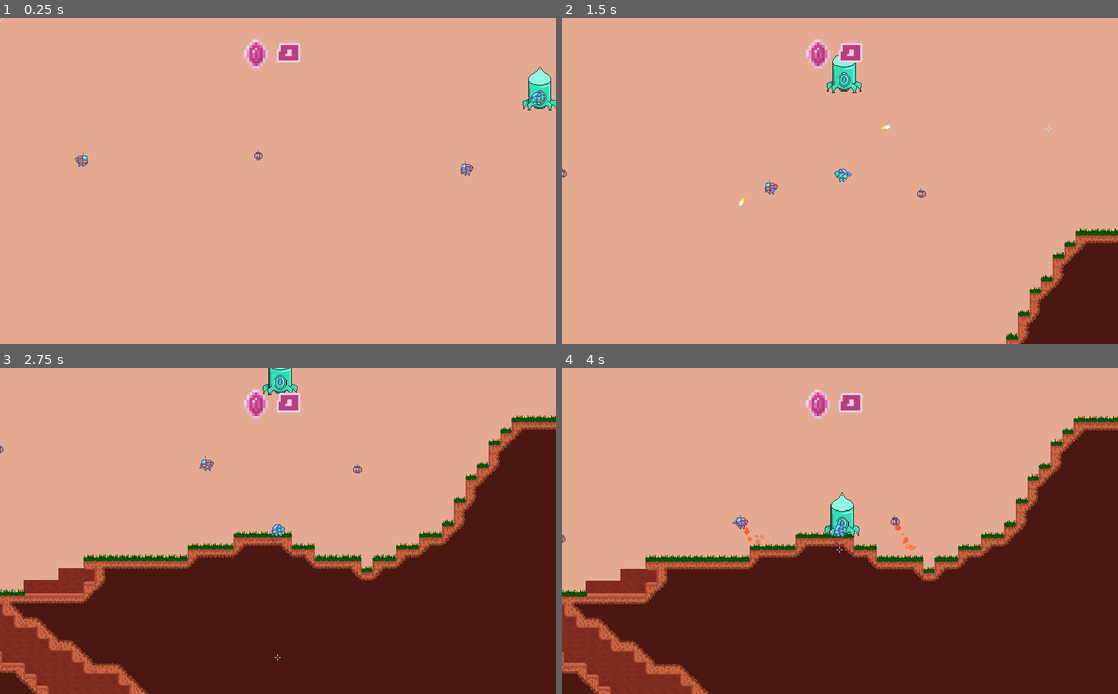
Above: before the commit, frames 1-4 (two rows, left to right).
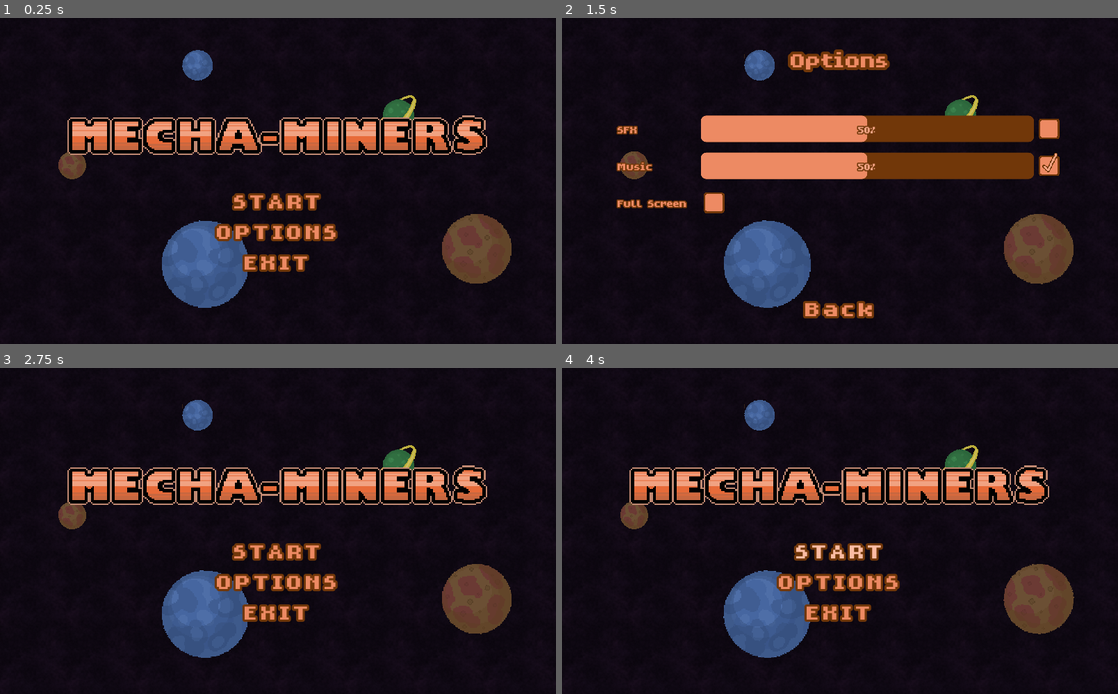
Above: after the commit, the same moments.

Repository: MichaelRRyan/Mecha-Miners
Game: Godot game, scene res://scenes/ui/screens/TitleScreen.tscn
Two runs of this game, one before a commit and one after it. Both use one fixed random seed, a clock stepped at 60 frames per second and the inputs below. Before the commit the project starts from res://scenes/world/World.tscn.
Inputs (mouse positions are in pixels of both pictures, inside the frame that each line leads up to):
- Up to frame 1 (0.25 s): no input
- Up to frame 2 (1.5 s): click (840, 229) at 0.5 s, where only the run after the commit has a clickable "OPTIONS"; click (1051, 128) at 1.27 s
- Up to frame 3 (2.75 s): click (278, 658) at 2 s, where only the run after the commit has a clickable "Back"
- Up to frame 4 (4 s): click (840, 550) at 2.75 s, where only the run after the commit has a clickable "START"; click (840, 550) at 3.5 s, where only the run after the commit has a clickable "START"

The runs differ from the first frame. In frame 1, 99% of the frame differs, in the area x 0-100%, y 0-100%; in frame 2, 100%; in frame 3, 99%; in frame 4, 99%.

Commit message:
Added a fully functional options screen

Diff:
--- a/project.godot
+++ b/project.godot
@@ -112,7 +112,7 @@
 
 config/name="Mecha-Miners"
 config/description="Descend into the depths of volatile planets to claim the crypto treasures of its core before it explodes!"
-run/main_scene="res://scenes/world/World.tscn"
+run/main_scene="res://scenes/ui/screens/TitleScreen.tscn"
 config/icon="res://assets/images/icon/icon.png"
 config/windows_native_icon="res://assets/images/icon/icon.ico"
 
@@ -122,6 +122,7 @@
 GameState="*res://scripts/misc/GameState.gd"
 ItemData="*res://scripts/misc/ItemData.gd"
 Utility="*res://scripts/misc/Utility.gd"
+UserPreferences="*res://scripts/misc/UserPreferences.gd"
 
 [display]
 
--- /dev/null
+++ b/resources/fonts/ButtonFont.tres
@@ -0,0 +1,10 @@
+[gd_resource type="DynamicFont" load_steps=2 format=2]
+
+[ext_resource path="res://assets/fonts/hope_gold.ttf" type="DynamicFontData" id=1]
+
+[resource]
+size = 64
+outline_size = 4
+outline_color = Color( 0.447059, 0.219608, 0.0392157, 1 )
+extra_spacing_char = 6
+font_data = ExtResource( 1 )
--- /dev/null
+++ b/resources/fonts/ScreenTitleFont.tres
@@ -0,0 +1,9 @@
+[gd_resource type="DynamicFont" load_steps=2 format=2]
+
+[ext_resource path="res://assets/fonts/hope_gold.ttf" type="DynamicFontData" id=1]
+
+[resource]
+size = 64
+outline_size = 5
+outline_color = Color( 0.447059, 0.219608, 0.0392157, 1 )
+font_data = ExtResource( 1 )
--- a/resources/themes/MenuTheme.tres
+++ b/resources/themes/MenuTheme.tres
@@ -1,13 +1,53 @@
-[gd_resource type="Theme" load_steps=3 format=2]
+[gd_resource type="Theme" load_steps=10 format=2]
 
 [ext_resource path="res://assets/fonts/hope_gold.ttf" type="DynamicFontData" id=1]
+[ext_resource path="res://resources/fonts/ButtonFont.tres" type="DynamicFont" id=2]
+[ext_resource path="res://assets/images/ui_sheet.png" type="Texture" id=3]
+
+[sub_resource type="StyleBoxEmpty" id=2]
+
+[sub_resource type="AtlasTexture" id=4]
+atlas = ExtResource( 3 )
+region = Rect2( 288, 64, 48, 48 )
+
+[sub_resource type="AtlasTexture" id=3]
+atlas = ExtResource( 3 )
+region = Rect2( 240, 64, 48, 48 )
+
+[sub_resource type="StyleBoxFlat" id=5]
+bg_color = Color( 0.447059, 0.219608, 0.0392157, 1 )
+corner_radius_top_left = 10
+corner_radius_top_right = 10
+corner_radius_bottom_right = 10
+corner_radius_bottom_left = 10
+
+[sub_resource type="StyleBoxFlat" id=6]
+bg_color = Color( 0.933333, 0.545098, 0.392157, 1 )
+corner_radius_top_left = 10
+corner_radius_top_right = 10
+corner_radius_bottom_right = 10
+corner_radius_bottom_left = 10
 
 [sub_resource type="DynamicFont" id=1]
 size = 32
 outline_size = 2
-outline_color = Color( 0.309804, 0.227451, 0.0745098, 1 )
+outline_color = Color( 0.447059, 0.219608, 0.0392157, 1 )
 font_data = ExtResource( 1 )
 
 [resource]
 default_font = SubResource( 1 )
-Label/colors/font_color = Color( 1, 0.635294, 0.447059, 1 )
+Button/colors/font_color = Color( 0.933333, 0.545098, 0.392157, 1 )
+Button/colors/font_color_focus = Color( 0.988235, 0.741176, 0.647059, 1 )
+Button/colors/font_color_hover = Color( 0.988235, 0.741176, 0.647059, 1 )
+Button/colors/font_color_pressed = Color( 1, 0.886275, 0.843137, 1 )
+Button/fonts/font = ExtResource( 2 )
+Button/styles/focus = SubResource( 2 )
+Button/styles/hover = SubResource( 2 )
+Button/styles/normal = SubResource( 2 )
+Button/styles/pressed = SubResource( 2 )
+CheckBox/icons/checked = SubResource( 4 )
+CheckBox/icons/unchecked = SubResource( 3 )
+Label/colors/font_color = Color( 0.933333, 0.545098, 0.392157, 1 )
+ProgressBar/colors/font_color = Color( 0.94902, 0.639216, 0.513726, 1 )
+ProgressBar/styles/bg = SubResource( 5 )
+ProgressBar/styles/fg = SubResource( 6 )
--- a/scenes/ui/screens/ExitScreen.tscn
+++ b/scenes/ui/screens/ExitScreen.tscn
@@ -27,7 +27,7 @@
 
 [sub_resource type="Animation" id=3]
 resource_name = "animate"
-length = 5.5
+length = 5.3
 tracks/0/type = "value"
 tracks/0/path = NodePath("Label:text")
 tracks/0/interp = 1
@@ -35,7 +35,7 @@
 tracks/0/imported = false
 tracks/0/enabled = true
 tracks/0/keys = {
-"times": PoolRealArray( 0, 1, 1.1, 1.2, 1.3, 1.4, 1.5, 1.6, 1.7, 1.8, 1.9, 2, 2.1, 2.2, 2.3, 2.4, 2.5, 2.6, 3.3, 3.8, 4.3 ),
+"times": PoolRealArray( 0, 0.8, 0.9, 1, 1.1, 1.2, 1.3, 1.4, 1.5, 1.6, 1.7, 1.8, 1.9, 2, 2.1, 2.2, 2.3, 2.4, 3.1, 3.6, 4.1 ),
 "transitions": PoolRealArray( 1, 1, 1, 1, 1, 1, 1, 1, 1, 1, 1, 1, 1, 1, 1, 1, 1, 1, 1, 1, 1 ),
 "update": 1,
 "values": [ "Keyboard interrupt received, exiting.", "Keyboard interrupt received, exiting.
@@ -102,6 +102,7 @@
 c:users/michael>"
 
 [node name="AnimationPlayer" type="AnimationPlayer" parent="."]
+playback_speed = 1.2
 anims/RESET = SubResource( 2 )
 anims/animate = SubResource( 3 )
 
--- a/scenes/ui/screens/OptionsScreen.tscn
+++ b/scenes/ui/screens/OptionsScreen.tscn
@@ -1,5 +1,140 @@
-[gd_scene format=2]
+[gd_scene load_steps=6 format=2]
+
+[ext_resource path="res://scenes/ui/screens/UIScreenBackground.tscn" type="PackedScene" id=1]
+[ext_resource path="res://scripts/ui/components/ProgressSlider.gd" type="Script" id=2]
+[ext_resource path="res://resources/themes/MenuTheme.tres" type="Theme" id=3]
+[ext_resource path="res://resources/fonts/ScreenTitleFont.tres" type="DynamicFont" id=4]
+[ext_resource path="res://scripts/ui/screens/OptionsScreen.gd" type="Script" id=5]
 
 [node name="OptionsScreen" type="Control"]
 anchor_right = 1.0
 anchor_bottom = 1.0
+theme = ExtResource( 3 )
+script = ExtResource( 5 )
+
+[node name="UIScreenBackground" parent="." instance=ExtResource( 1 )]
+anchor_left = -0.5
+anchor_top = -0.5
+anchor_right = 1.5
+anchor_bottom = 1.5
+
+[node name="Title" type="Label" parent="."]
+anchor_left = 0.5
+anchor_top = 0.1
+anchor_right = 0.5
+anchor_bottom = 0.1
+margin_left = -156.0
+margin_top = -35.0
+margin_right = 156.0
+margin_bottom = 61.0
+custom_fonts/font = ExtResource( 4 )
+text = "Options"
+align = 1
+valign = 1
+
+[node name="Options" type="VBoxContainer" parent="."]
+anchor_left = 0.1
+anchor_top = 0.3
+anchor_right = 0.9
+anchor_bottom = 0.9
+custom_constants/separation = 20
+
+[node name="SFXVolume" type="HBoxContainer" parent="Options"]
+margin_right = 819.0
+margin_bottom = 51.0
+
+[node name="Label" type="Label" parent="Options/SFXVolume"]
+margin_top = 12.0
+margin_right = 150.0
+margin_bottom = 38.0
+rect_min_size = Vector2( 150, 0 )
+text = "SFX"
+
+[node name="ProgressBar" type="ProgressBar" parent="Options/SFXVolume"]
+margin_left = 154.0
+margin_right = 767.0
+margin_bottom = 51.0
+size_flags_horizontal = 3
+size_flags_vertical = 1
+value = 50.0
+script = ExtResource( 2 )
+
+[node name="HSlider" type="HSlider" parent="Options/SFXVolume/ProgressBar"]
+modulate = Color( 1, 1, 1, 0 )
+anchor_right = 1.0
+anchor_bottom = 1.0
+value = 50.0
+
+[node name="CheckButton" type="CheckBox" parent="Options/SFXVolume"]
+margin_left = 771.0
+margin_right = 819.0
+margin_bottom = 51.0
+pressed = true
+
+[node name="MusicVolume" type="HBoxContainer" parent="Options"]
+margin_top = 71.0
+margin_right = 819.0
+margin_bottom = 122.0
+
+[node name="Label" type="Label" parent="Options/MusicVolume"]
+margin_top = 12.0
+margin_right = 150.0
+margin_bottom = 38.0
+rect_min_size = Vector2( 150, 0 )
+text = "Music"
+
+[node name="ProgressBar" type="ProgressBar" parent="Options/MusicVolume"]
+margin_left = 154.0
+margin_right = 767.0
+margin_bottom = 51.0
+size_flags_horizontal = 3
+size_flags_vertical = 1
+value = 50.0
+script = ExtResource( 2 )
+
+[node name="HSlider" type="HSlider" parent="Options/MusicVolume/ProgressBar"]
+modulate = Color( 1, 1, 1, 0 )
+anchor_right = 1.0
+anchor_bottom = 1.0
+value = 50.0
+
+[node name="CheckButton" type="CheckBox" parent="Options/MusicVolume"]
+margin_left = 771.0
+margin_right = 819.0
+margin_bottom = 51.0
+pressed = true
+
+[node name="FullscreenToggle" type="HBoxContainer" parent="Options"]
+margin_top = 142.0
+margin_right = 819.0
+margin_bottom = 193.0
+
+[node name="Label" type="Label" parent="Options/FullscreenToggle"]
+margin_top = 12.0
+margin_right = 150.0
+margin_bottom = 38.0
+rect_min_size = Vector2( 150, 0 )
+text = "Full Screen"
+
+[node name="CheckButton" type="CheckBox" parent="Options/FullscreenToggle"]
+margin_left = 154.0
+margin_right = 202.0
+margin_bottom = 51.0
+pressed = true
+
+[node name="BackButton" type="Button" parent="."]
+anchor_left = 0.5
+anchor_top = 0.95
+anchor_right = 0.5
+anchor_bottom = 0.95
+margin_left = -87.0
+margin_top = -75.0
+margin_right = 87.0
+text = "Back"
+
+[connection signal="value_changed" from="Options/SFXVolume/ProgressBar/HSlider" to="." method="_on_SFXVolumeSlider_value_changed"]
+[connection signal="toggled" from="Options/SFXVolume/CheckButton" to="." method="_on_MuteSFXButton_toggled"]
+[connection signal="value_changed" from="Options/MusicVolume/ProgressBar/HSlider" to="." method="_on_MusicVolumeSlider_value_changed"]
+[connection signal="toggled" from="Options/MusicVolume/CheckButton" to="." method="_on_MuteMusicButton_toggled"]
+[connection signal="toggled" from="Options/FullscreenToggle/CheckButton" to="." method="_on_FullscreenButton_toggled"]
+[connection signal="pressed" from="BackButton" to="." method="_on_BackButton_pressed"]
--- a/scenes/ui/screens/TitleScreen.tscn
+++ b/scenes/ui/screens/TitleScreen.tscn
@@ -1,6 +1,5 @@
-[gd_scene load_steps=9 format=2]
+[gd_scene load_steps=6 format=2]
 
-[ext_resource path="res://assets/fonts/hope_gold.ttf" type="DynamicFontData" id=1]
 [ext_resource path="res://resources/themes/MenuTheme.tres" type="Theme" id=2]
 [ext_resource path="res://scripts/ui/screens/TitleScreen.gd" type="Script" id=3]
 [ext_resource path="res://scenes/ui/screens/UIScreenBackground.tscn" type="PackedScene" id=4]
@@ -9,15 +8,6 @@
 [sub_resource type="AtlasTexture" id=1]
 atlas = ExtResource( 5 )
 region = Rect2( 240, 16, 272, 32 )
-
-[sub_resource type="DynamicFont" id=2]
-size = 64
-outline_size = 4
-outline_color = Color( 0, 0, 0, 1 )
-extra_spacing_char = 6
-font_data = ExtResource( 1 )
-
-[sub_resource type="StyleBoxEmpty" id=3]
 
 [node name="TitleScreen" type="Control"]
 anchor_left = 0.5
@@ -66,15 +56,6 @@
 margin_right = 409.0
 margin_bottom = 60.0
 size_flags_vertical = 0
-custom_colors/font_color_focus = Color( 0.92549, 0.533333, 0.376471, 1 )
-custom_colors/font_color = Color( 0.909804, 0.423529, 0.227451, 1 )
-custom_colors/font_color_hover = Color( 0.92549, 0.533333, 0.376471, 1 )
-custom_colors/font_color_pressed = Color( 0.92549, 0.643137, 0.529412, 1 )
-custom_fonts/font = SubResource( 2 )
-custom_styles/hover = SubResource( 3 )
-custom_styles/pressed = SubResource( 3 )
-custom_styles/focus = SubResource( 3 )
-custom_styles/normal = SubResource( 3 )
 text = "START"
 
 [node name="OptionsButton" type="Button" parent="Options"]
@@ -82,15 +63,6 @@
 margin_right = 409.0
 margin_bottom = 115.0
 size_flags_vertical = 0
-custom_colors/font_color_focus = Color( 0.92549, 0.533333, 0.376471, 1 )
-custom_colors/font_color = Color( 0.909804, 0.423529, 0.227451, 1 )
-custom_colors/font_color_hover = Color( 0.92549, 0.533333, 0.376471, 1 )
-custom_colors/font_color_pressed = Color( 0.92549, 0.643137, 0.529412, 1 )
-custom_fonts/font = SubResource( 2 )
-custom_styles/hover = SubResource( 3 )
-custom_styles/pressed = SubResource( 3 )
-custom_styles/focus = SubResource( 3 )
-custom_styles/normal = SubResource( 3 )
 text = "OPTIONS"
 
 [node name="ExitButton" type="Button" parent="Options"]
@@ -98,15 +70,6 @@
 margin_right = 409.0
 margin_bottom = 170.0
 size_flags_vertical = 0
-custom_colors/font_color_focus = Color( 0.92549, 0.533333, 0.376471, 1 )
-custom_colors/font_color = Color( 0.909804, 0.423529, 0.227451, 1 )
-custom_colors/font_color_hover = Color( 0.92549, 0.533333, 0.376471, 1 )
-custom_colors/font_color_pressed = Color( 0.92549, 0.643137, 0.529412, 1 )
-custom_fonts/font = SubResource( 2 )
-custom_styles/hover = SubResource( 3 )
-custom_styles/pressed = SubResource( 3 )
-custom_styles/focus = SubResource( 3 )
-custom_styles/normal = SubResource( 3 )
 text = "EXIT"
 
 [connection signal="pressed" from="Options/StartButton" to="." method="_on_StartButton_pressed"]
--- a/scripts/ai/MinerBotController.gd
+++ b/scripts/ai/MinerBotController.gd
@@ -1,6 +1,7 @@
 extends "res://scripts/ai/AIController.gd"
 
 var _hover = true
+
 
 #-------------------------------------------------------------------------------
 func _ready():
--- a/scripts/equipment/Bullet.gd
+++ b/scripts/equipment/Bullet.gd
@@ -15,7 +15,7 @@
 onready var raycast = $RayCast2D
 
 
-# -----------------------------------------------------------------------------
+# ------------------------------------------------------------------------------
 func _ready():
 	velocity = Vector2(cos(rotation), sin(rotation)) * speed
 
--- /dev/null
+++ b/scripts/misc/UserPreferences.gd
@@ -0,0 +1,59 @@
+extends Node
+
+var _sfx_volume = 0.5 setget set_sfx_volume, get_sfx_volume
+var _music_volume = 0.5 setget set_music_volume, get_music_volume
+var _sfx_muted = false setget set_sfx_muted, get_sfx_muted
+var _music_muted = false setget set_music_muted, get_music_muted
+
+
+#-------------------------------------------------------------------------------
+func set_sfx_volume(volume : float) -> void:
+	_sfx_volume = volume
+
+
+#-------------------------------------------------------------------------------
+func get_sfx_volume() -> float:
+	return _sfx_volume
+
+
+#-------------------------------------------------------------------------------
+func set_music_volume(volume : float) -> void:
+	_music_volume = volume
+
+
+#-------------------------------------------------------------------------------
+func get_music_volume() -> float:
+	return _music_volume
+
+
+#-------------------------------------------------------------------------------
+func set_sfx_muted(flag : bool) -> void:
+	_sfx_muted = flag
+
+
+#-------------------------------------------------------------------------------
+func get_sfx_muted() -> bool:
+	return _sfx_muted
+
+
+#-------------------------------------------------------------------------------
+func set_music_muted(flag : bool) -> void:
+	_music_muted = flag
+
+
+#-------------------------------------------------------------------------------
+func get_music_muted() -> bool:
+	return _music_muted
+
+
+#-------------------------------------------------------------------------------
+func set_fullscreen(flag : bool) -> void:
+	OS.window_fullscreen = flag
+
+
+#-------------------------------------------------------------------------------
+func get_fullscreen() -> bool:
+	return OS.window_fullscreen
+
+
+#-------------------------------------------------------------------------------
--- /dev/null
+++ b/scripts/ui/components/ProgressSlider.gd
@@ -0,0 +1,15 @@
+extends ProgressBar
+
+
+# ------------------------------------------------------------------------------
+func _ready() -> void:
+	var _r = $HSlider.connect("value_changed", self, "_on_HSlider_value_changed")
+	value = $HSlider.value
+
+
+# ------------------------------------------------------------------------------
+func _on_HSlider_value_changed(new_value : float) -> void:
+	value = new_value
+
+
+# ------------------------------------------------------------------------------
--- /dev/null
+++ b/scripts/ui/screens/OptionsScreen.gd
@@ -0,0 +1,46 @@
+extends Control
+
+const SLIDER_MAX_VALUE = 100.0
+
+
+#-------------------------------------------------------------------------------
+func _ready():
+	$Options/SFXVolume/ProgressBar/HSlider.value = UserPreferences.get_sfx_volume() * SLIDER_MAX_VALUE
+	$Options/MusicVolume/ProgressBar/HSlider.value = UserPreferences.get_music_volume() * SLIDER_MAX_VALUE
+	$Options/SFXVolume/CheckButton.pressed = not UserPreferences.get_sfx_muted()
+	$Options/MusicVolume/CheckButton.pressed = not UserPreferences.get_music_muted()
+	$Options/FullscreenToggle/CheckButton.pressed = UserPreferences.get_fullscreen()
+
+
+#-------------------------------------------------------------------------------
+func _on_SFXVolumeSlider_value_changed(value):
+	UserPreferences.set_sfx_volume(value / SLIDER_MAX_VALUE)
+
+
+#-------------------------------------------------------------------------------
+func _on_MuteSFXButton_toggled(button_pressed):
+	UserPreferences.set_sfx_muted(not button_pressed)
+
+
+#-------------------------------------------------------------------------------
+func _on_MuteMusicButton_toggled(button_pressed):
+	UserPreferences.set_music_muted(not button_pressed)
+
+
+#-------------------------------------------------------------------------------
+func _on_MusicVolumeSlider_value_changed(value):
+	UserPreferences.set_music_volume(value / SLIDER_MAX_VALUE)
+
+
+#-------------------------------------------------------------------------------
+func _on_FullscreenButton_toggled(button_pressed):
+	UserPreferences.set_fullscreen(button_pressed)
+
+
+#-------------------------------------------------------------------------------
+func _on_BackButton_pressed():
+	if get_tree().change_scene("res://scenes/ui/screens/TitleScreen.tscn") != OK:
+		print_debug("Cannot change scene to TitleScreen.")
+
+
+#-------------------------------------------------------------------------------
--- a/scripts/ui/screens/TitleScreen.gd
+++ b/scripts/ui/screens/TitleScreen.gd
@@ -8,7 +8,8 @@
 
 # ------------------------------------------------------------------------------
 func _on_OptionsButton_pressed():
-	pass # Replace with function body.
+	if get_tree().change_scene("res://scenes/ui/screens/OptionsScreen.tscn") != OK:
+		print_debug("Cannot change scene to OptionsScreen.")
 
 
 # ------------------------------------------------------------------------------
Binary file changed: assets/images/ui_sheet.png
